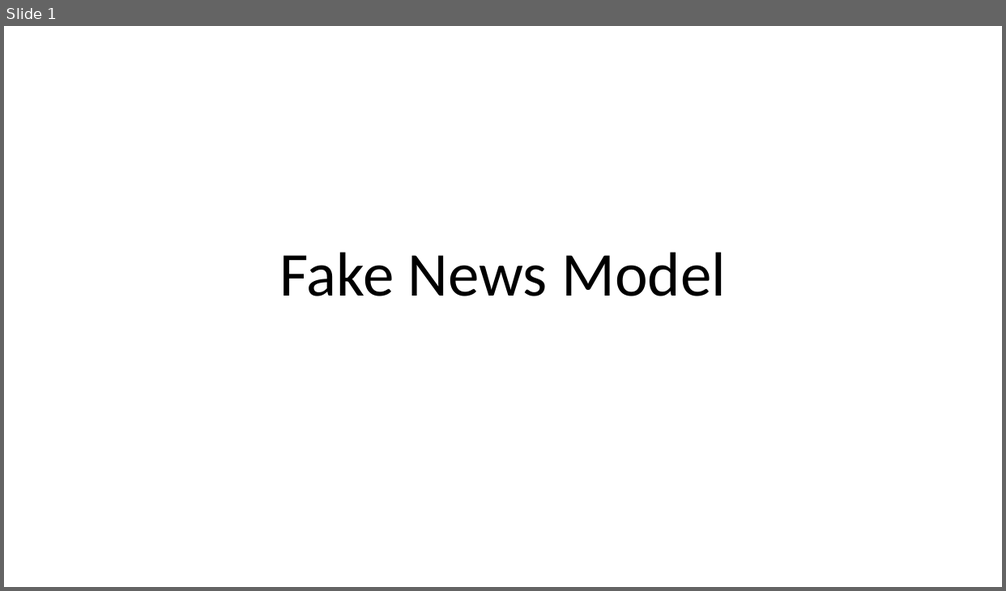
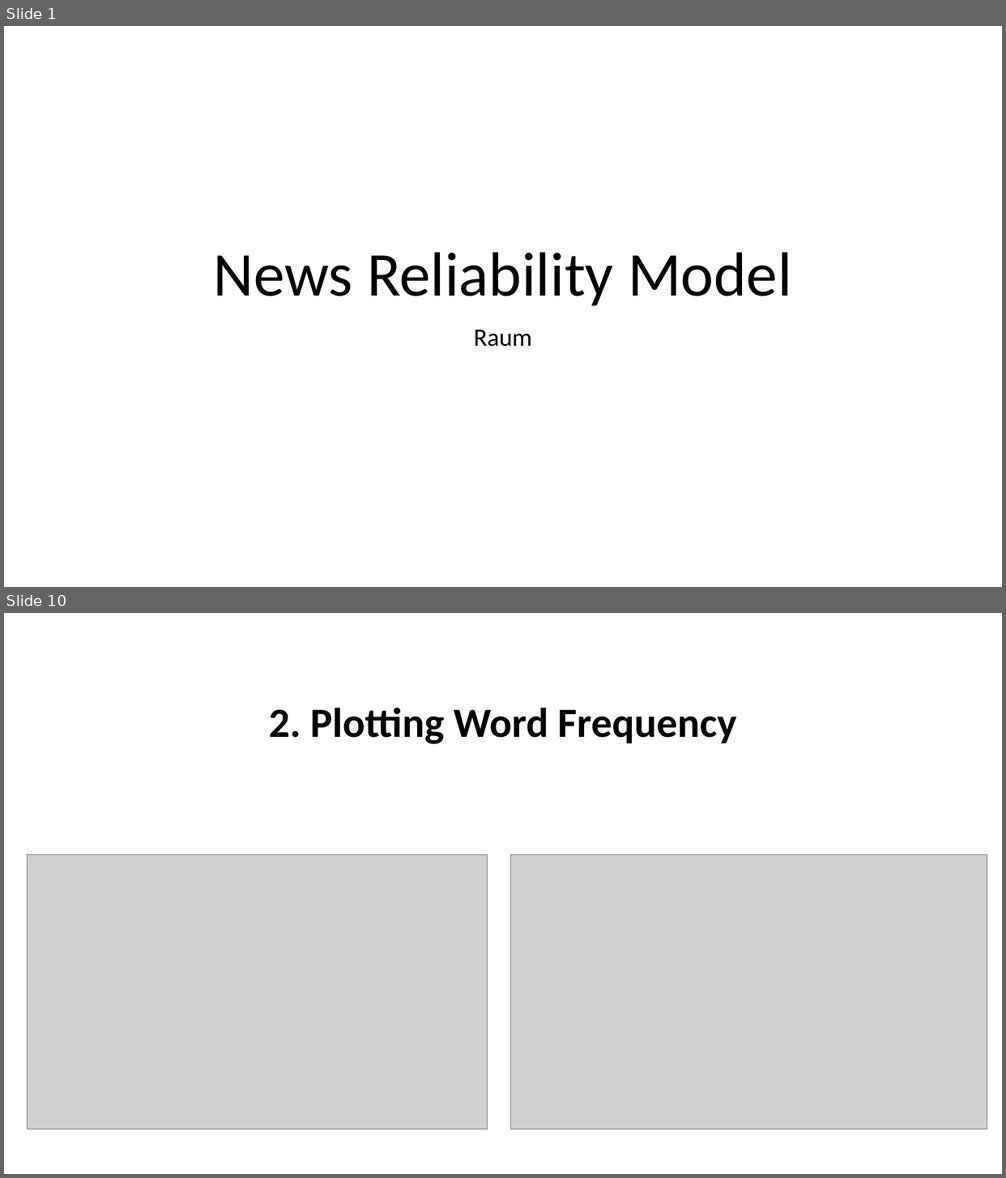
Before and after one commit to raum30/fake-news, a slide deck: presentation.pptx. Shown one above the other, each under a label of ours: slide 1 before the commit, slides 1 and 10 after it; the slides between them are not shown. The pictures are 1006x591 and 1006x1178 pixels, drawn with LibreOffice and Linux fonts; fonts in the diff are those of the drawing; grey boxes stand for pictures. Boxes give left, top, right and bottom in pixels: in the first picture for what was removed or moved away, otherwise in the second. Text is boxed around its words. In the diff, an @@ line names an element or a change of style, - is before the commit and + after.

```diff
--- a/presentation.pptx
+++ b/presentation.pptx
@@ slide 10 added at <box>4,613,1002,1174</box>, background #FFFFFF @@
@@ title added at <box>269,708,737,744</box>, 40 pt, text #000000, bold @@
+2. Plotting Word Frequency
@@ picture added at <box>27,855,488,1129</box> @@
@@ picture added at <box>511,855,987,1129</box> @@
@@ slide 1 changed as well @@
@@ title at <box>213,252,792,306</box>: text changed @@
-Fake News Model
+News Reliability Model
@@ subtitle added at <box>474,330,532,347</box>, 24 pt, text #000000 @@
+Raum
```
Also in this commit, not shown: 23 other slides added, 1 slide removed, 1 other file.
